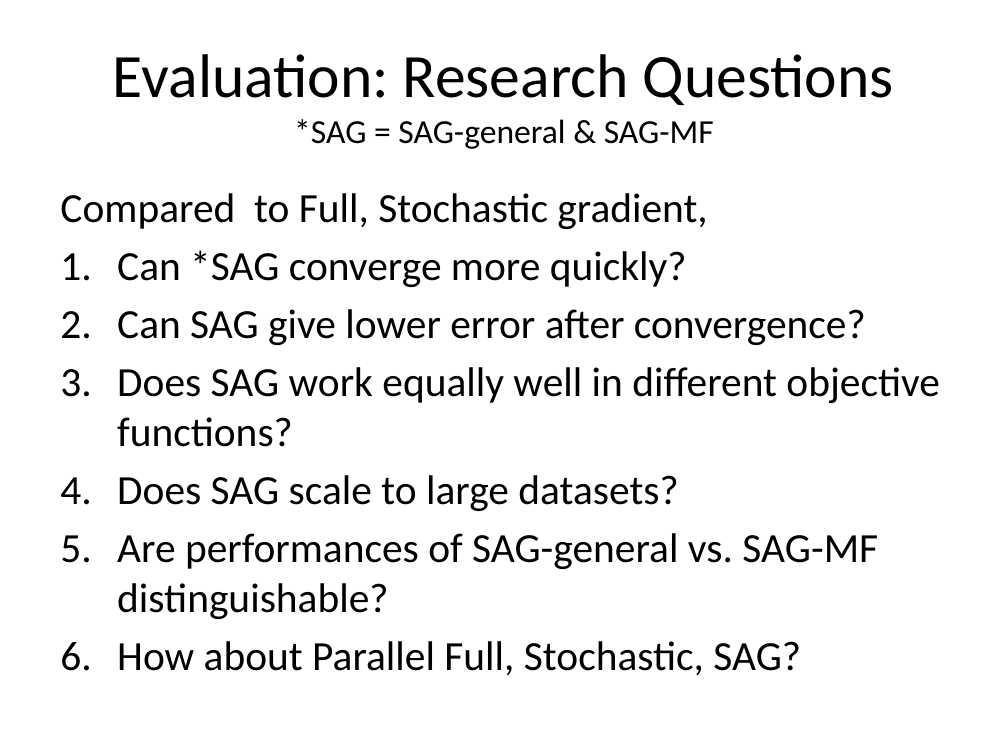
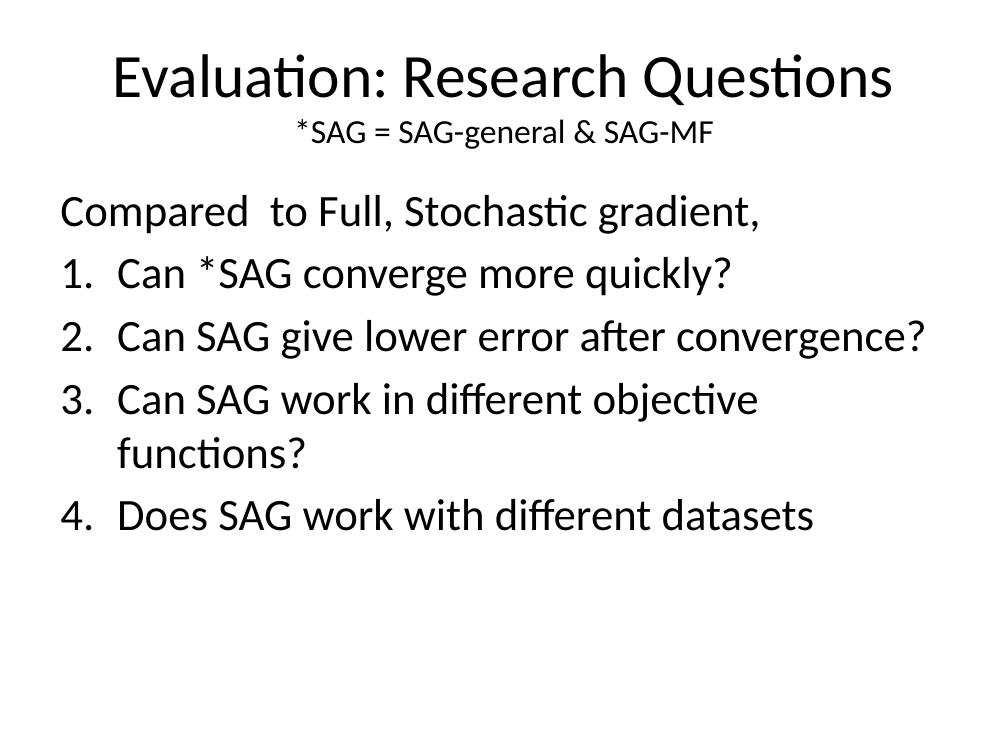
Before and after one commit to jamestklo/MatrixFactorizationMatlab, a slide deck: slide 20 of cs534L-SAGmf.pptx. Drawn at 1008x756 pixels with LibreOffice and Linux fonts; fonts in the diff are those of the drawing. Boxes give left, top, right and bottom in pixels: in the first picture for what was removed or moved away, otherwise in the second. Text is boxed around its words. In the diff, an @@ line names an element or a change of style, - is before the commit and + after.

```diff
--- a/cs534L-SAGmf.pptx
+++ b/cs534L-SAGmf.pptx
@@ text at [60,195,927,359]: size 29.6 to 32 pt in "Compared to Full, Stochastic gradient,", "Can *SAG converge more quickly?", "Can SAG give lower error after convergence?" @@
@@ text at [117,383,815,531]: text changed; size 29.6 to 32 pt @@
-3. Does SAG work equally well in different objective functions?
-4. Does SAG scale to large datasets?
-5. Are performances of SAG-general vs. SAG-MF distinguishable?
-6. How about Parallel Full, Stochastic, SAG?
+3. Can SAG work in different objective functions?
+4. Does SAG work with different datasets
```
Also in this commit, not shown: 4 other slides changed, 9 other files.
